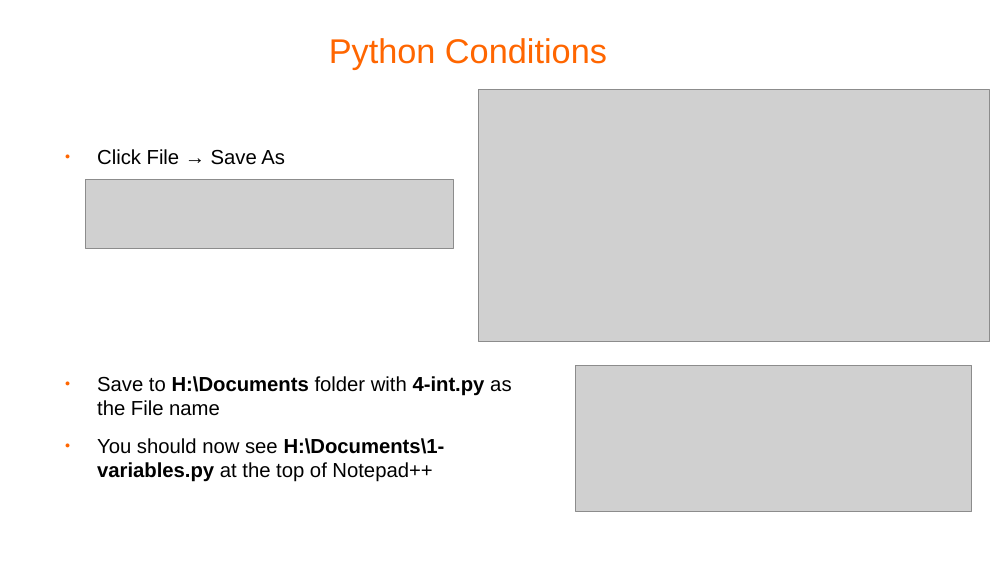
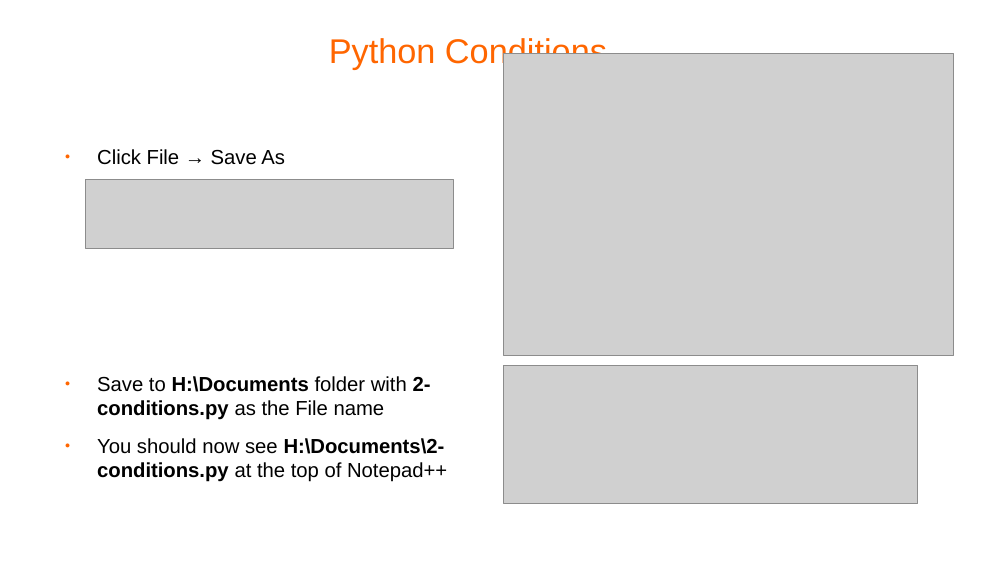
Before and after one commit to pellcorp/coding, a slide deck: slide 10 of docs/python-coding.odp (slide 9 before the commit). Drawn at 1008x567 pixels with LibreOffice and Linux fonts; fonts in the diff are those of the drawing; grey boxes stand for pictures; background and template pictures are left out. Boxes give left, top, right and bottom in pixels: in the first picture for what was removed or moved away, otherwise in the second. Text is boxed around its words. In the diff, an @@ line names an element or a change of style, - is before the commit and + after.

```diff
--- a/docs/python-coding.odp
+++ b/docs/python-coding.odp
@@ picture: place and size @@
-picture at (479,90,991,342)
+picture at (504,54,954,356)
@@ text at (97,376,447,482): text changed @@
-● Save to H:\Documents folder with 4-int.py as the File name
-● You should now see H:\Documents\1-variables.py at the top of Notepad++
+● Save to H:\Documents folder with 2-conditions.py as the File name
+● You should now see H:\Documents\2-conditions.py at the top of Notepad++
@@ picture: place and size @@
-picture at (576,365,972,511)
+picture at (504,366,918,504)
```
Also in this commit, not shown: 2 other slides changed, 1 slide added, 1 slide removed, 1 other file.
